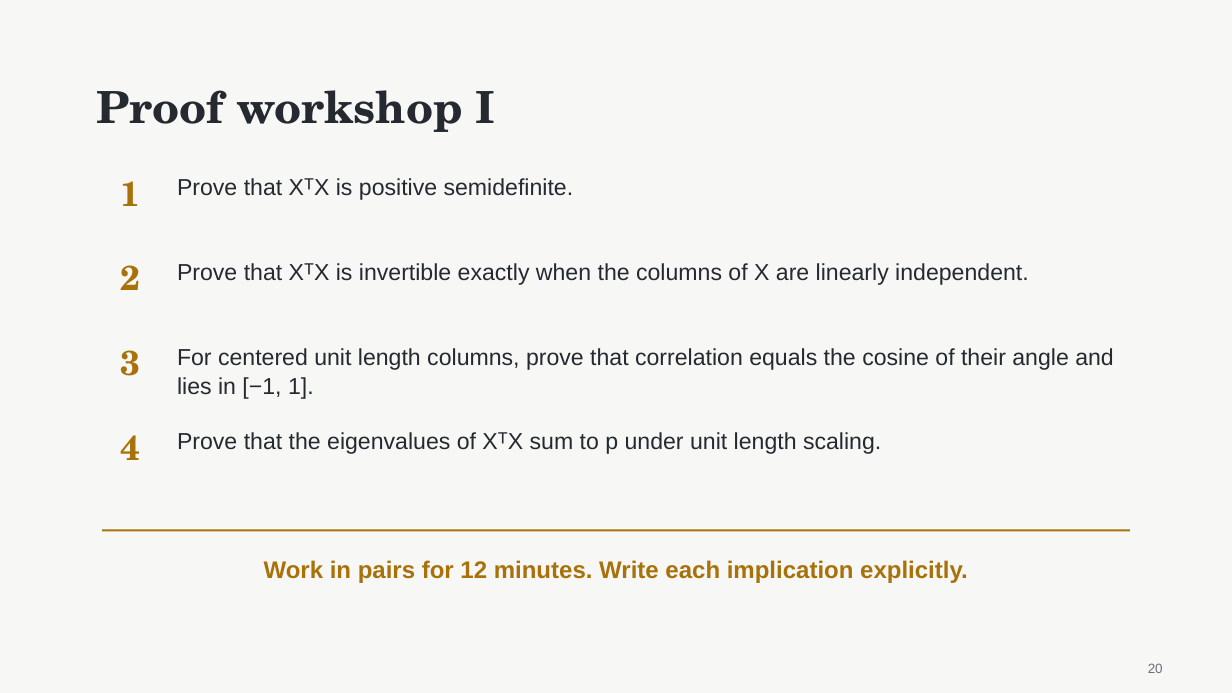
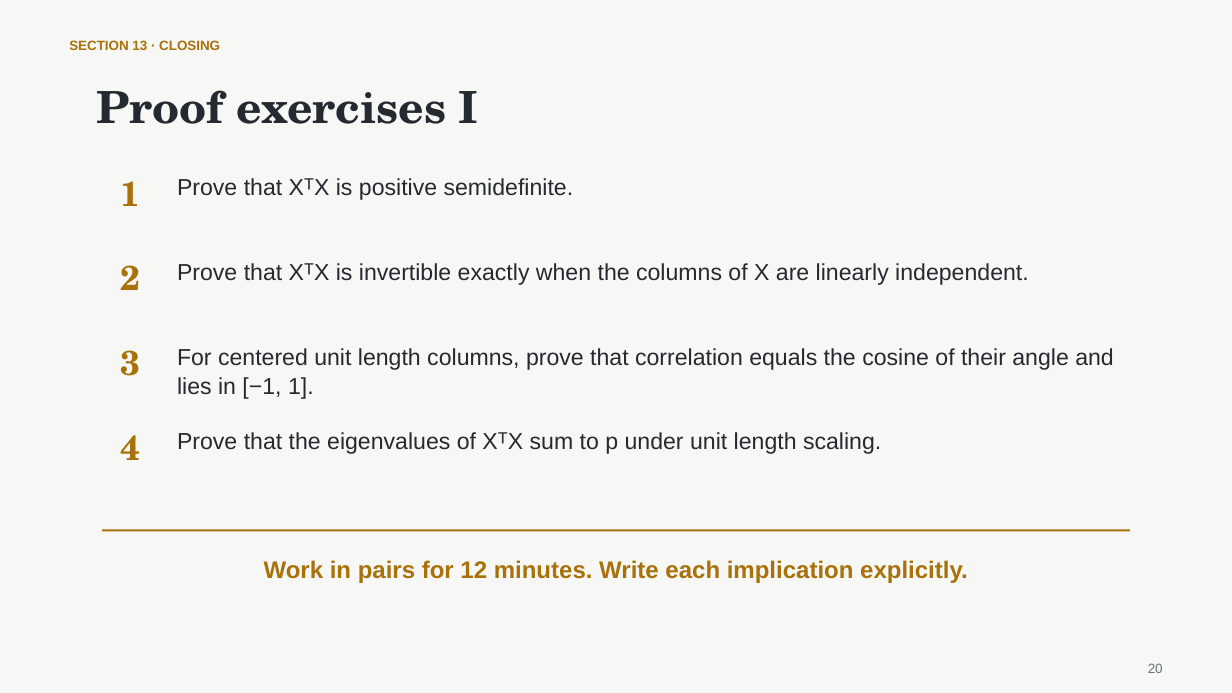
Before and after one commit to nurdauletakhanov/ReadingLab, a slide deck: slide 20 of public/slides/session-0-least-squares-foundations.pptx. Drawn at 1232x693 pixels with LibreOffice and Linux fonts; fonts in the diff are those of the drawing. Boxes give left, top, right and bottom in pixels: in the first picture for what was removed or moved away, otherwise in the second. Text is boxed around its words. In the diff, an @@ line names an element or a change of style, - is before the commit and + after.

Commit message:
Align Session 0 slides with tutorial sections

```diff
--- a/public/slides/session-0-least-squares-foundations.pptx
+++ b/public/slides/session-0-least-squares-foundations.pptx
@@ text added at (69, 40, 220, 50), 10.5 pt, text #A8710A, bold @@
+SECTION 13 · CLOSING
@@ text at (96, 90, 479, 124): text changed @@
-Proof workshop I
+Proof exercises I
```
Also in this commit, not shown: 16 other slides changed, 4 slides added, 4 slides removed, 1 other file.
